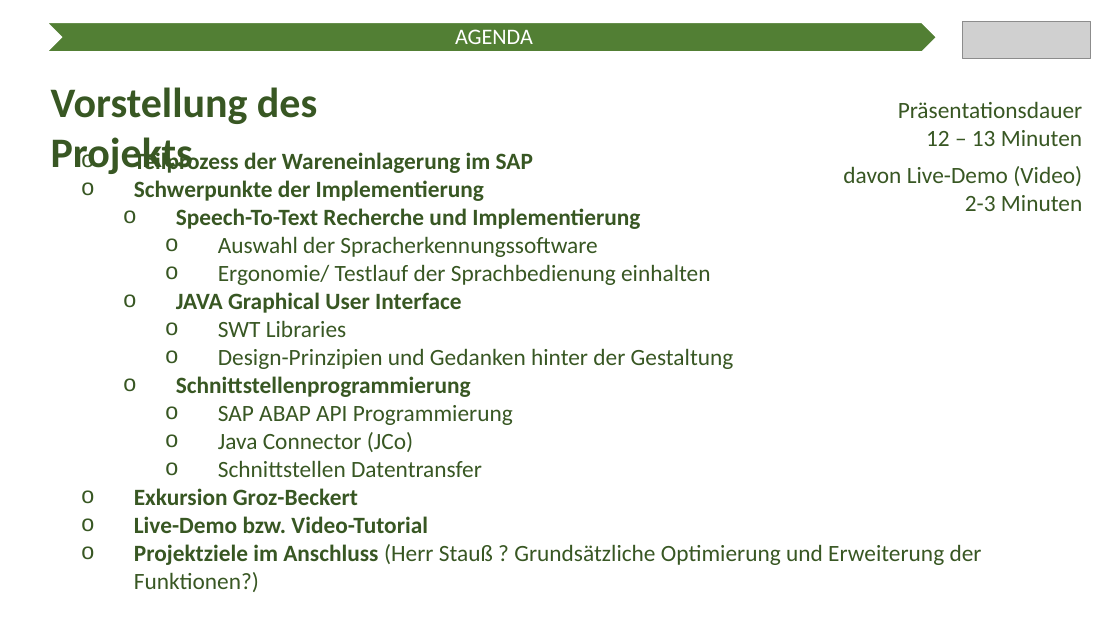
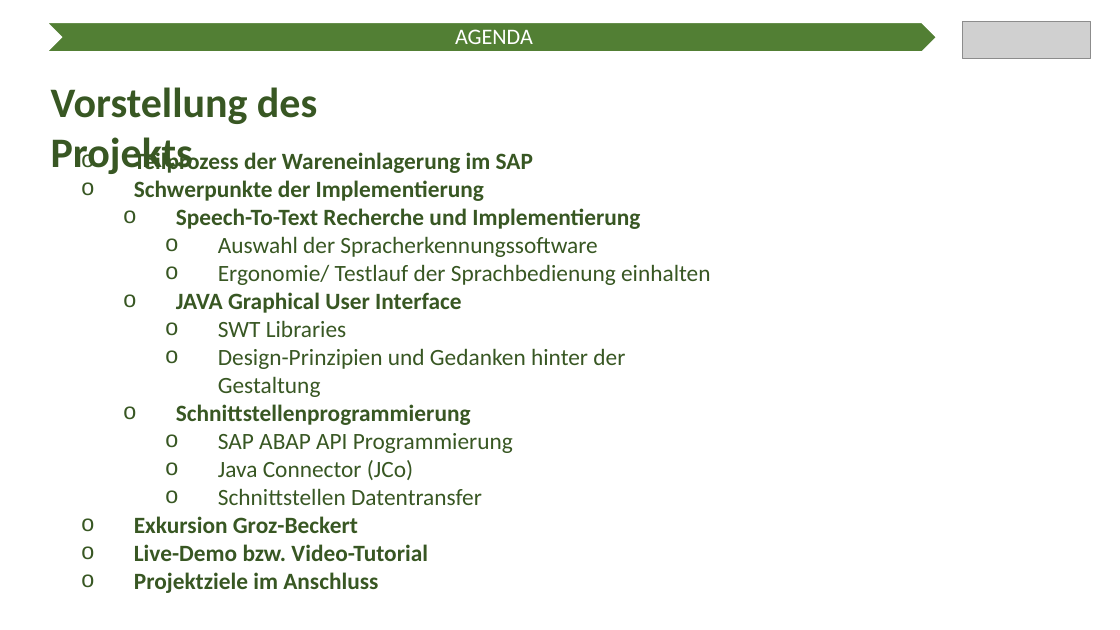
Before and after one commit to Ratoh/SAPLEXA, a slide deck: slide 2 of KasarcaHueseyin/SAPlexa Präsentation.pptx. Drawn at 1120x630 pixels with LibreOffice and Linux fonts; fonts in the diff are those of the drawing; grey boxes stand for pictures. Boxes give left, top, right and bottom in pixels: in the first picture for what was removed or moved away, otherwise in the second. Text is boxed around its words. In the diff, an @@ line names an element or a change of style, - is before the commit and + after.

```diff
--- a/KasarcaHueseyin/SAPlexa Präsentation.pptx
+++ b/KasarcaHueseyin/SAPlexa Präsentation.pptx
@@ text removed at bbox=[898, 101, 1083, 146] @@
-Präsentationsdauer
-12 – 13 Minuten
@@ text removed at bbox=[843, 166, 1082, 211] @@
-davon Live-Demo (Video)
-2-3 Minuten
@@ text at bbox=[253, 572, 378, 589]: text changed; bold on @@
-o Projektziele im Anschluss (Herr Stauß ? Grundsätzliche Optimierung und Erweiterung der Funktionen?)
+o Projektziele im Anschluss
```
Also in this commit, not shown: 5 other files.
